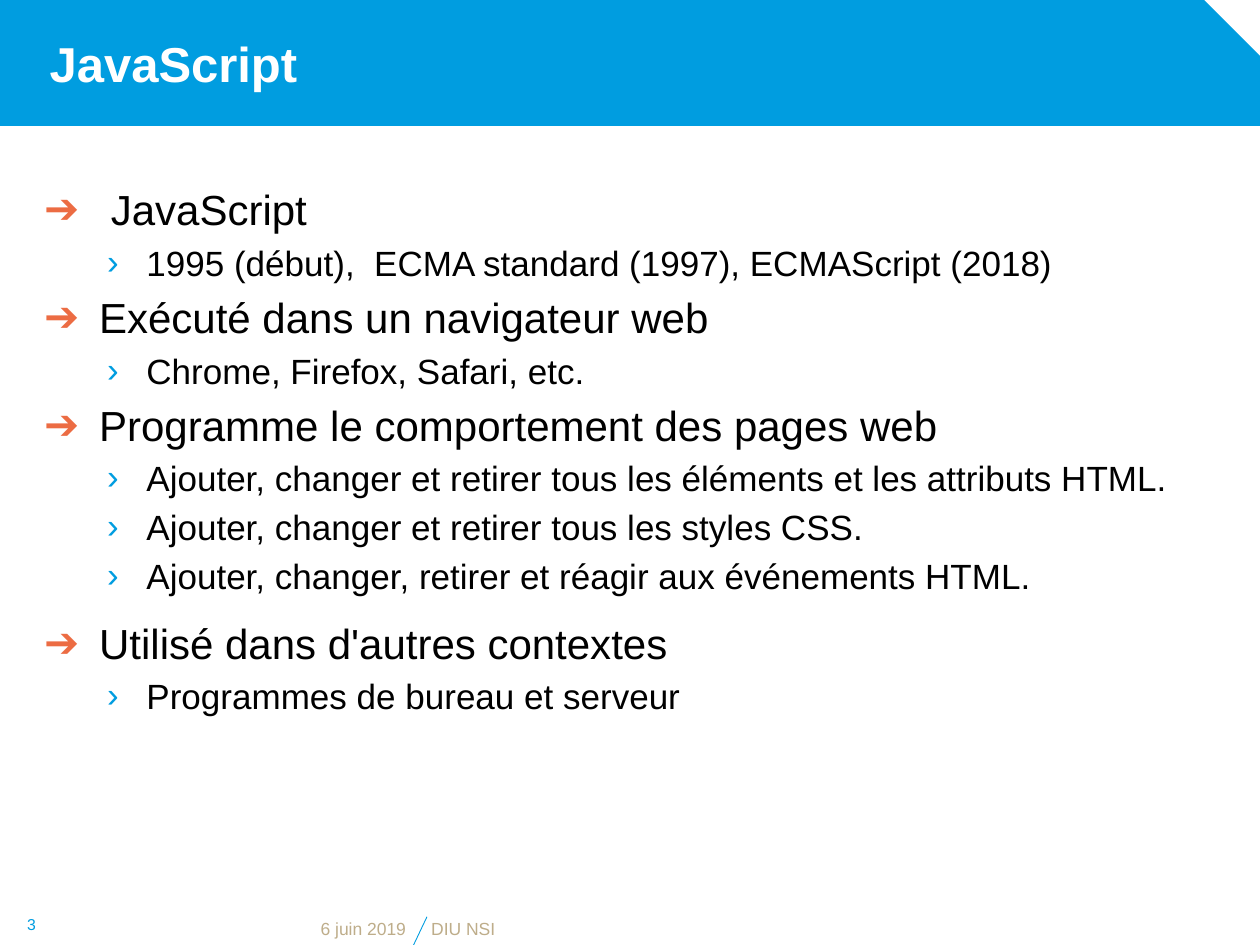
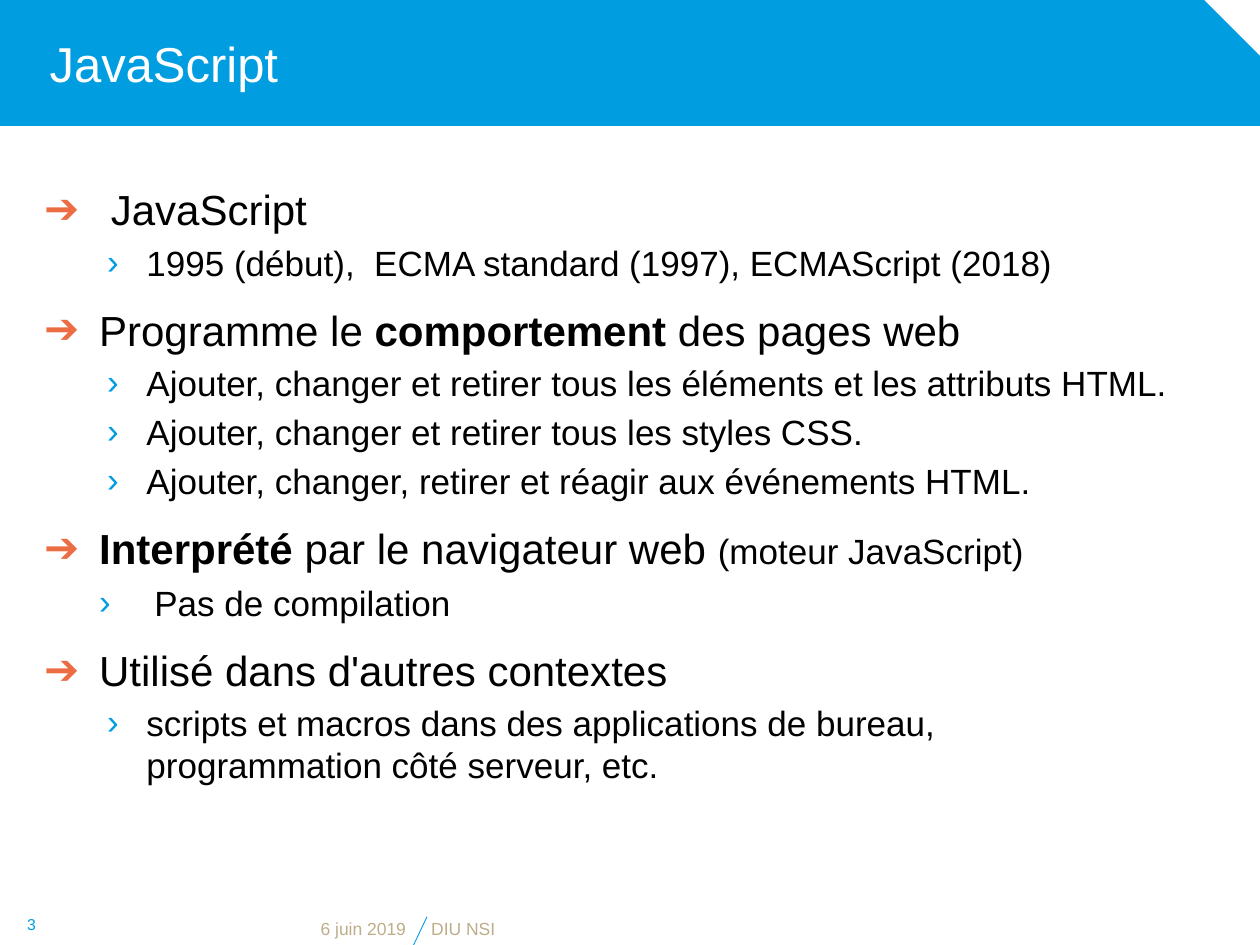
Before and after one commit to diu-uf-bordeaux/bloc1, a slide deck: slide 3 of web/4-JS/JavaScript.pptx. Drawn at 1260x945 pixels with LibreOffice and Linux fonts; fonts in the diff are those of the drawing; background and template pictures are left out. Boxes give left, top, right and bottom in pixels: in the first picture for what was removed or moved away, otherwise in the second. Text is boxed around its words. In the diff, an @@ line names an element or a change of style, - is before the commit and + after.

```diff
--- a/web/4-JS/JavaScript.pptx
+++ b/web/4-JS/JavaScript.pptx
@@ title "JavaScript" at (x1=50, y1=46, x2=278, y2=92): bold off @@
@@ text at (x1=99, y1=302, x2=708, y2=389): paragraphs removed @@
-➔ Exécuté dans un navigateur web
-  › Chrome, Firefox, Safari, etc.
@@ text at (x1=99, y1=315, x2=960, y2=687): bold on in "comportement"; more space between paragraphs @@
@@ text at (x1=99, y1=533, x2=1023, y2=623): paragraphs added @@
+➔ Interprété par le navigateur web (moteur JavaScript)
+  › Pas de compilation
@@ text at (x1=146, y1=710, x2=935, y2=785): text changed @@
-  › Programmes de bureau et serveur
+  › scripts et macros dans des applications de bureau,
+    programmation côté serveur, etc.
```
Also in this commit, not shown: 8 other slides changed, 5 slides added, 1 slide removed, 1 other file.
